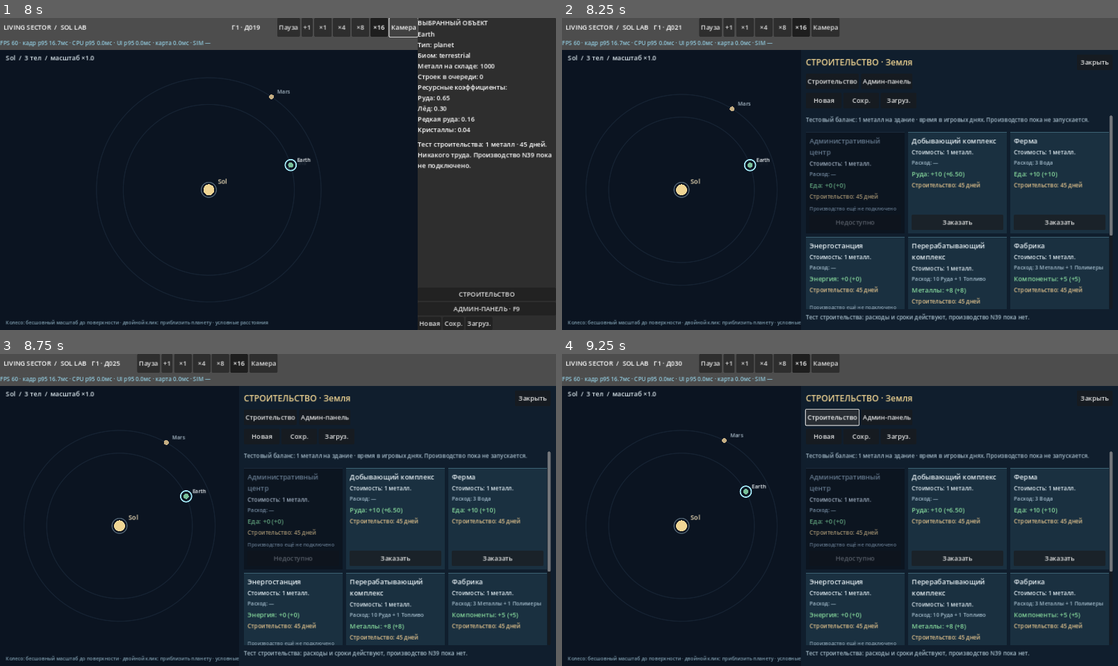
Above: before the commit, frames 1-4 (two rows, left to right).
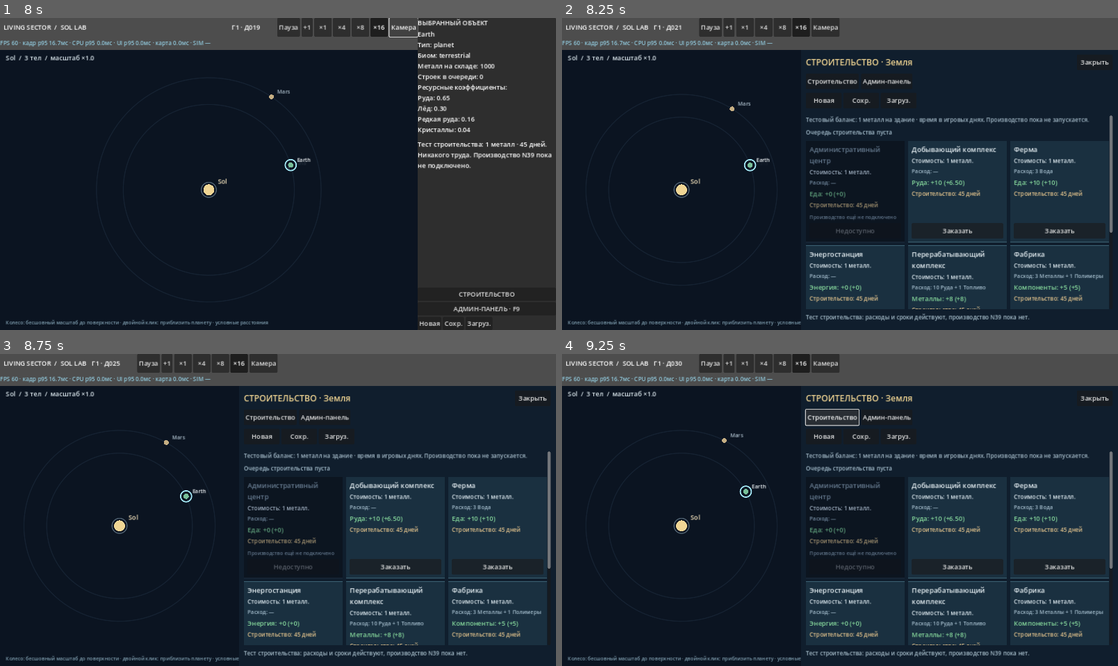
Above: after the commit, the same moments.

Repository: Mefits/Living-Sector
Game: Godot game, scene res://scenes/main.tscn
Same seed, same stepped clock (60 frames per second), same inputs: the game is played once before the commit and once after it.
Inputs:
- Up to frame 1 (8 s): click "Новая" at 0.5 s; click "Новая" at 1.25 s; click "Пауза" at 2 s; click "Продолжить" at 2.75 s; click "+1" at 3.5 s; click "×1" at 4.25 s; click "×4" at 5 s; click "×8" at 5.75 s; click "×16" at 6.5 s; click "Камера" at 7.25 s
- Up to frame 2 (8.25 s): click "СТРОИТЕЛЬСТВО" at 8 s
- Up to frame 3 (8.75 s): no input
- Up to frame 4 (9.25 s): click "Строительство" at 8.75 s

Frame 1 is identical in both runs. In frame 2, 7.0% of the frame differs, in the area x 43-100%, y 35-94%; in frame 3, 7.0%; in frame 4, 7.0%.

Commit message:
fix(sol-lab): mount empty construction queue once without recurring node rebuilds [skip ci]

Diff:
--- a/sol_lab/scripts/building_browser.gd
+++ b/sol_lab/scripts/building_browser.gd
@@ -18,6 +18,7 @@
 ## Reuse live nodes; only create/destroy them when queue membership changes.
 var queue_rows: Dictionary = {}
 var queue_membership: Array[String] = []
+var queue_mounted: bool = false
 var config: Dictionary = {}
 var body_id: String = "earth"
 var page: String = "build"
@@ -153,6 +154,7 @@
  queue_panel = null
  queue_rows.clear()
  queue_membership.clear()
+ queue_mounted = false
  grid = null
  scroll.scroll_vertical = 0
  feedback.text = "Тест строительства: расходы и сроки действуют, производство N39 пока нет."
@@ -302,7 +304,8 @@
  # Original SystemBalance keeps long-lived controls and changes only their
  # values. Creating/queue_free'ing a VBox, Label and ProgressBar every 0.5s
  # caused a speed-independent recurring CPU/allocator spike in Sol Lab.
- if current_ids != queue_membership:
+ if not queue_mounted or current_ids != queue_membership:
+  queue_mounted = true
   queue_membership = current_ids
   queue_rows.clear()
   _clear(queue_panel)
